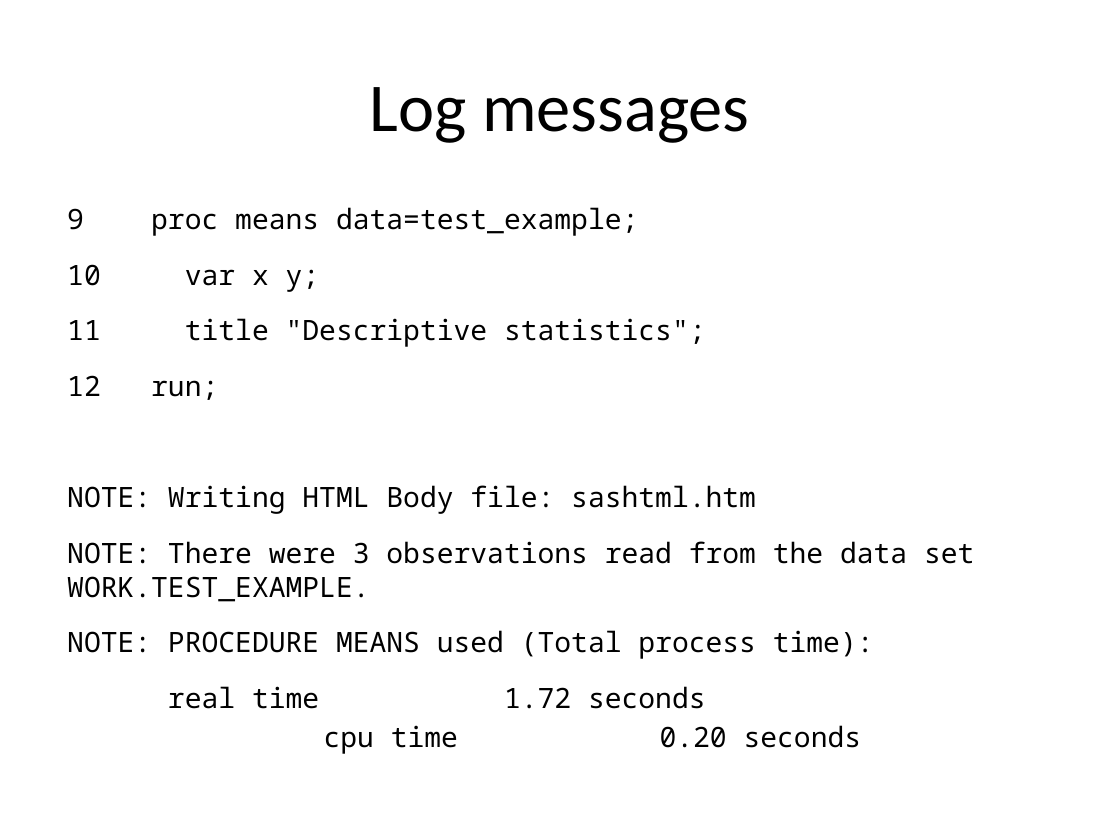
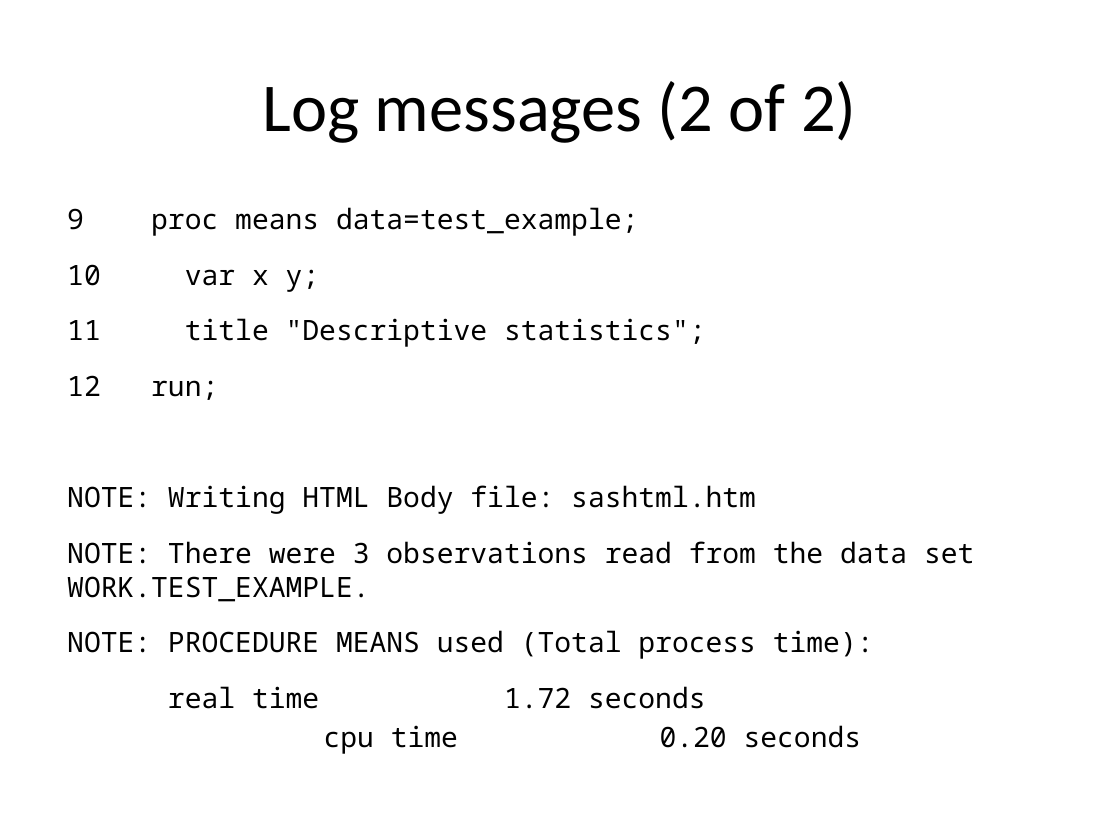
Before and after one commit to pmean/introduction-to-SAS, a slide deck: slide 17 of part0/src/getting-started.pptx (slide 15 before the commit). Drawn at 1120x840 pixels with LibreOffice and Linux fonts; fonts in the diff are those of the drawing. Boxes give left, top, right and bottom in pixels: in the first picture for what was removed or moved away, otherwise in the second. Text is boxed around its words. In the diff, an @@ line names an element or a change of style, - is before the commit and + after.

```diff
--- a/part0/src/getting-started.pptx
+++ b/part0/src/getting-started.pptx
@@ title at (x1=263, y1=81, x2=856, y2=143): text changed @@
-Log messages
+Log messages (2 of 2)
```
Also in this commit, not shown: 2 other slides changed, 23 slides added, 16 slides removed, 3 other files.
